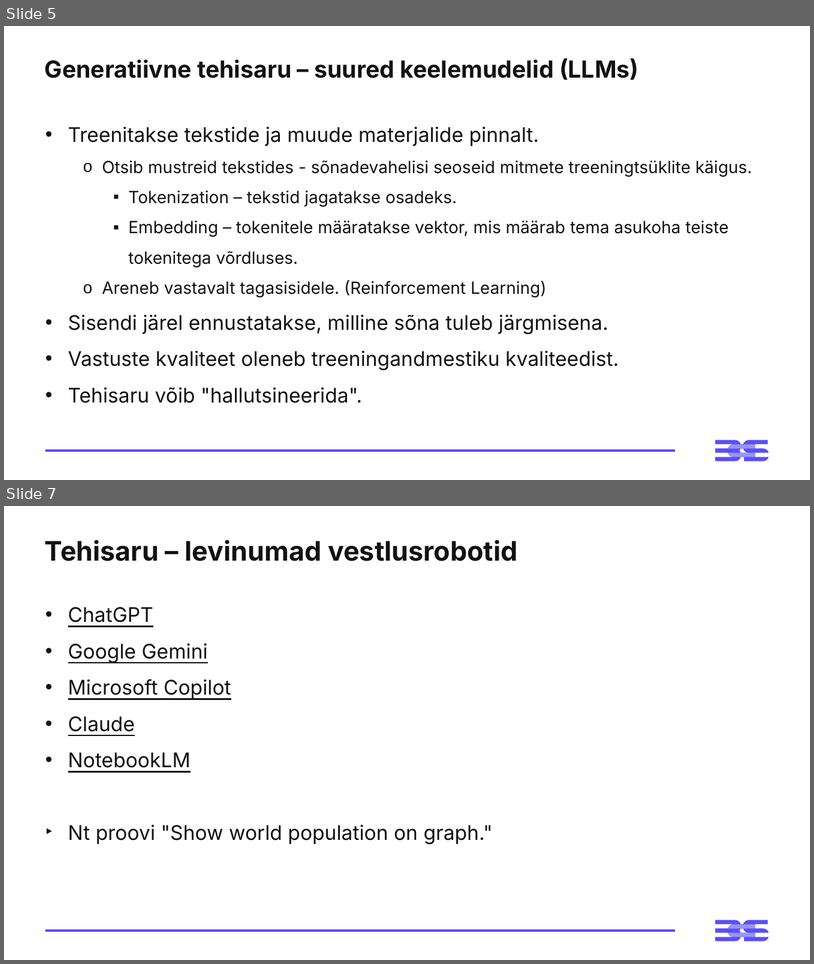
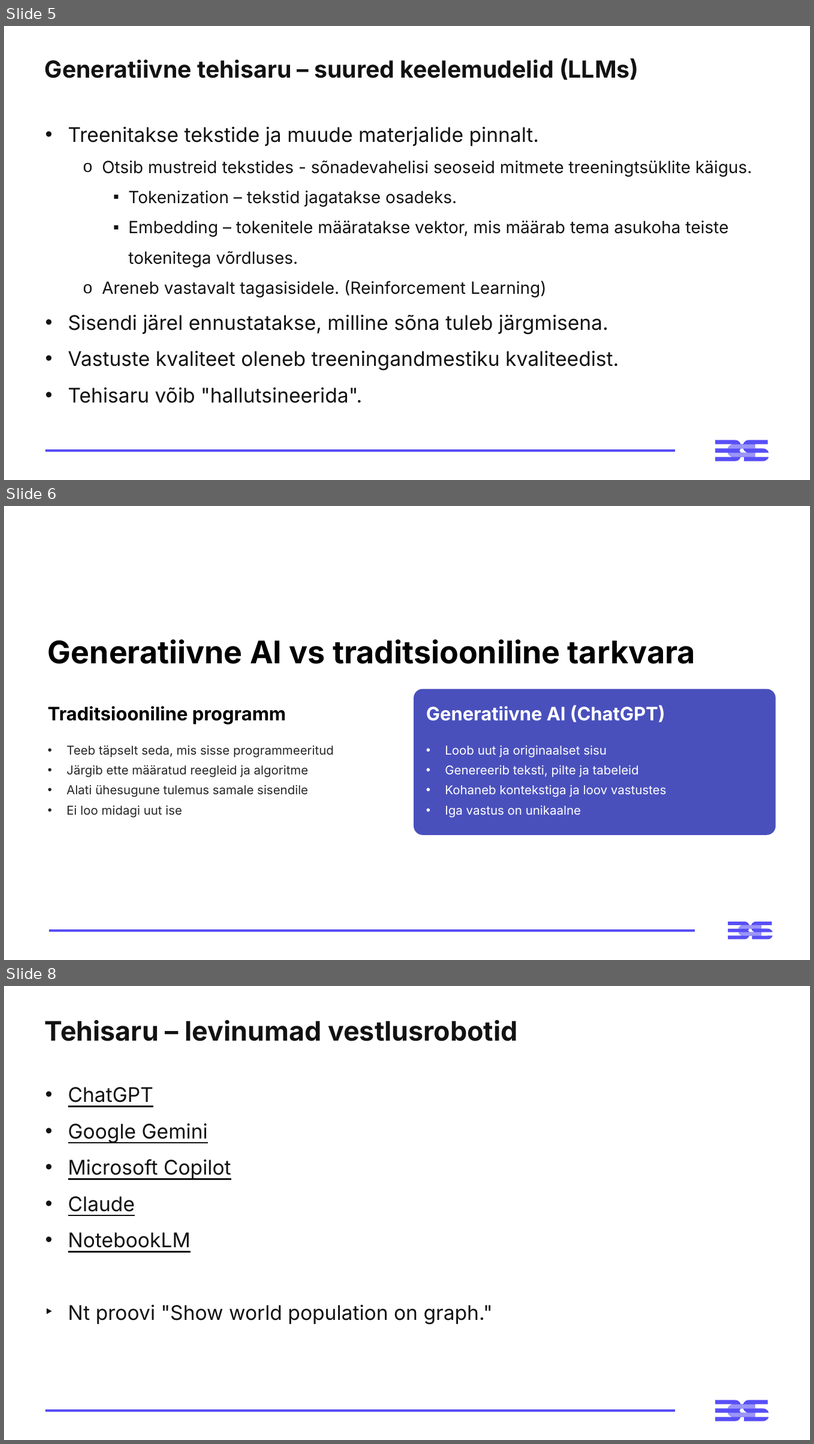
Before and after one commit to virverani/andmetarkus_2026_kevad, a slide deck: Day15/15-paev-andmetarkus-esitlus.pptx. Shown one above the other, each under a label of ours: slides 5 and 7 before the commit, slides 5, 6 and 8 after it; the slides between them are not shown. The pictures are 814x964 and 814x1444 pixels, drawn with LibreOffice and Linux fonts; fonts in the diff are those of the drawing. Boxes give left, top, right and bottom in pixels: in the first picture for what was removed or moved away, otherwise in the second. Text is boxed around its words. In the diff, an @@ line names an element or a change of style, - is before the commit and + after.

```diff
--- a/Day15/15-paev-andmetarkus-esitlus.pptx
+++ b/Day15/15-paev-andmetarkus-esitlus.pptx
@@ slide 6 added at bbox=[4, 506, 810, 960], background #000000 @@
@@ rectangle added at bbox=[4, 506, 810, 960], fill #FFFFFF @@
@@ text added at bbox=[48, 639, 696, 664], 37.1 pt, text #000000, bold @@
+Generatiivne AI vs traditsiooniline tarkvara
@@ rounded rectangle added at bbox=[414, 688, 777, 834], fill #4950BC @@
@@ text added at bbox=[48, 706, 286, 724], 22.1 pt, text #000000, bold @@
+Traditsiooniline programm
@@ text added at bbox=[426, 705, 666, 722], 22.1 pt, text #FFFFFF, bold @@
+Generatiivne AI (ChatGPT)
@@ text added at bbox=[66, 745, 334, 817], 14.6 pt, text #272525 @@
+• Teeb täpselt seda, mis sisse programmeeritud
+• Järgib ette määratud reegleid ja algoritme
+• Alati ühesugune tulemus samale sisendile
+• Ei loo midagi uut ise
@@ text added at bbox=[445, 745, 666, 817], 14.6 pt, text #FFFFFF @@
+• Loob uut ja originaalset sisu
+• Genereerib teksti, pilte ja tabeleid
+• Kohaneb kontekstiga ja loov vastustes
+• Iga vastus on unikaalne
@@ line added from (49, 930) to (695, 930), #584FF5 3 pt @@
@@ freeform shape added at bbox=[729, 922, 773, 939], fill #584FF5 @@
@@ freeform shape added at bbox=[739, 925, 761, 935], fill #9B95F9 @@
@@ what was slide 7 is now slide 8 @@
```
Also in this commit, not shown: 2 slides changed, 1 other file.
